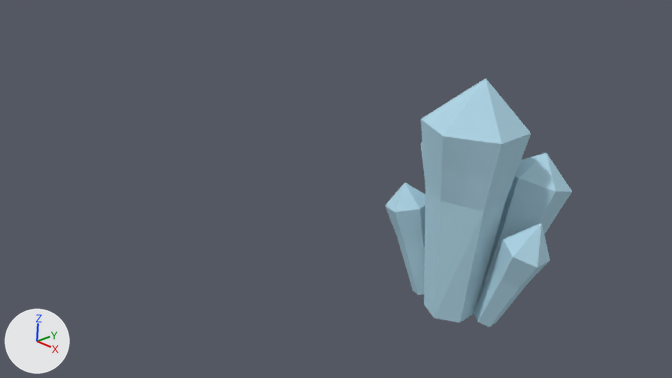
What one commit did to the Blender file Other/Crystal.blend.
Camera for both pictures: the file's camera 'Camera'. Lighting does not change. The marker at lower left points along +X, +Y and +Z.
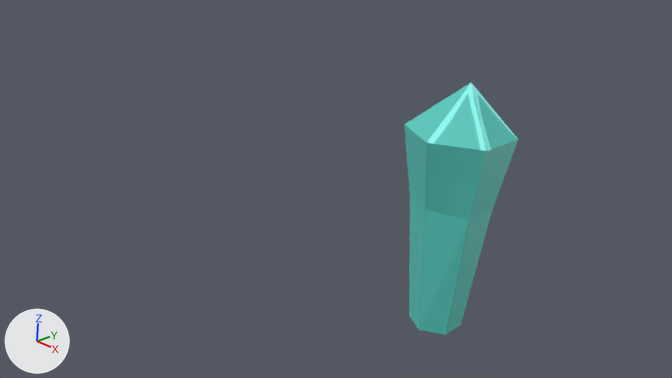
Pixel boxes (x1, y1, x2, y2) of what changed, in the pictures (672 x 378 px; the box of a moved part takes in the faces that stretch with it):
```json
{"object": "Cylinder.005", "change": "reshaped, moved", "before": [385, 78, 572, 327], "after": [404, 83, 518, 335], "on screen": "39% narrower"}
{"part": 1, "of": "me_cylinder_005", "change": "moved or reshaped", "before": [421, 78, 531, 323], "after": [404, 83, 518, 335]}
{"part": 2, "of": "me_cylinder_005", "change": "deleted", "before": [474, 223, 550, 327], "on screen": "blue"}
{"part": 3, "of": "me_cylinder_005", "change": "deleted", "before": [476, 153, 572, 307], "on screen": "blue"}
{"part": 4, "of": "me_cylinder_005", "change": "deleted", "before": [385, 183, 425, 295], "on screen": "blue"}
```

The change, as JSON lines over the scene's bpy script:
```json
{"op": "add", "block": "img_crystals_uv", "code": ["img_crystals_uv = load_image('Crystals_UV', '../UV Maps/Crystals_UV.png', 2048, 2048, 'sRGB')"]}
{"op": "add", "block": "mat_crystals_uv", "code": ["mat_crystals_uv = principled_material('Crystals_UV')", "mat_crystals_uv.texture = img_crystals_uv"]}
{"block": "me_cylinder_005", "where": "me_cylinder_005.from_pydata(...)  # 210 vertices, 186 faces; spans x -0.87..5.39, y -1.55..4.19, z -1.14..9.0"}
{"block": "me_cylinder_005", "where": "# used by ob_cylinder_005; location = (-0.69, 0.15, 0.1); rotation_euler = (0.113, -0.252, 0.0295), in degrees (6.5, -14, 1.7); scale = (0.502, 0.503, 0.485)"}
{"op": "remove", "block": "me_cylinder_005", "code": "me_cylinder_005.materials.append(mat_crystal)  # blue #b2d7e7"}
{"block": "me_cylinder_005", "change": "me_cylinder_005 part 1: the loose piece of 43 vertices spanning x 0.52..5.0, y -1.55..2.39, z -0.71..9.0 is moved by (-1.11, -0.81, 0.67), in mat_crystals_uv (picture img_crystals_uv)"}
{"block": "me_cylinder_005", "change": "me_cylinder_005 part 2: the loose piece of 43 vertices spanning x 2.32..5.39, y -0.46..1.41, z -1.14..3.35 is deleted"}
{"block": "me_cylinder_005", "change": "me_cylinder_005 part 3: the loose piece of 43 vertices spanning x 1.69..5.36, y 0.18..4.19, z -1.08..5.37 is deleted"}
{"block": "me_cylinder_005", "change": "me_cylinder_005 part 4: the loose piece of 19 vertices spanning x -0.87..0.87, y -1.0..1.0, z 0.03..5.04 is deleted"}
{"op": "add", "block": "me_cylinder_005", "code": "me_cylinder_005.materials.append(mat_crystals_uv)  # picture img_crystals_uv"}
{"op": "set", "path": "ob_cylinder_005.location", "old": "(-0.69, 0.15, 0.1)", "new": "(0.0, 0.0, 0.0)"}
```
